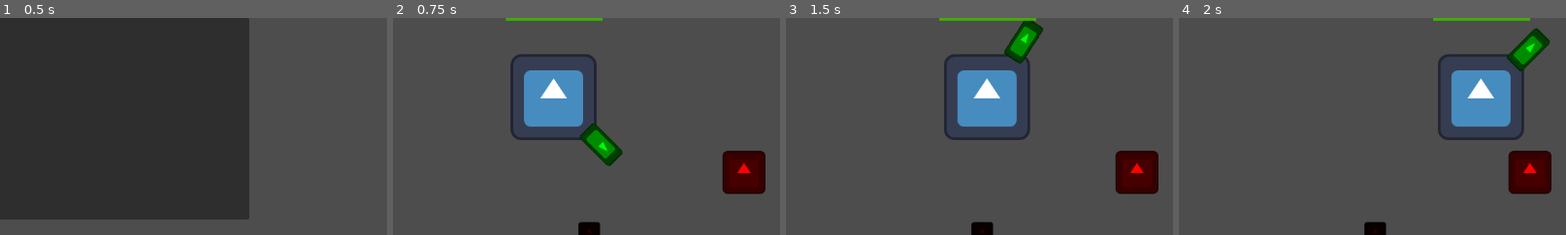
Above: before the commit, frames 1-4 (left to right).
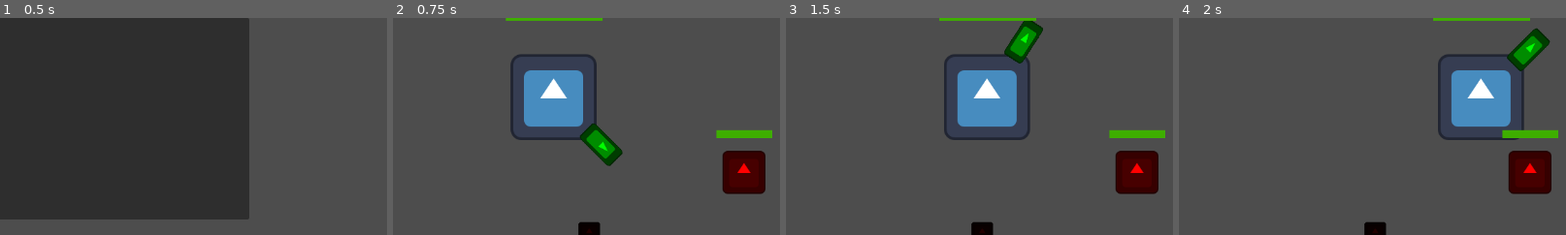
Above: after the commit, the same moments.

Repository: TRushton95/Aberration
Game: Godot game, scene res://app.tscn
Two runs of this game, one before a commit and one after it. Both use one fixed random seed, a clock stepped at 60 frames per second and the inputs below. The engine's default icon, where the game draws it, is replaced by a stand-in: a white triangle on a blue panel in a dark square.
Inputs:
- Up to frame 1 (0.5 s): no input
- Up to frame 2 (0.75 s): click "Start Game" at 0.5 s
- Up to frame 3 (1.5 s): tap Enter (attack) at 1.25, 1.35 s; hold D (move_right) from 1.28 s (still down)
- Up to frame 4 (2 s): keep holding D (move_right)
The pictures show only the part of the screen within x 10-60%, y 0-50%; the shares and areas given below are measured in that part.

Frame 1 is identical in both runs. In frame 2, 0.5% of the frame differs, in the area x 83-98%, y 51-56%; in frame 3, 0.5%; in frame 4, 0.5%.

Commit message:
Wire up health bars for player and enemy

Diff:
--- a/src/app.gd
+++ b/src/app.gd
@@ -8,6 +8,10 @@
 @export var _lobby_scene : PackedScene
 
 var _app_state : Node
+
+
+func _on_game_player_died() -> void:
+	get_tree().quit()
 
 
 func _on_lobby_start_game_button_pressed(loadout: Loadout) -> void:
@@ -62,6 +66,7 @@
 func _go_to_game_state(loadout: Loadout) -> void:
 	var game_state : Game = _game_scene.instantiate() as Game
 	game_state.level_finished.connect(_on_game_level_finished)
+	game_state.player_died.connect(_on_game_player_died)
 
 	var save_data : SaveData = _load_game_state()
 
--- /dev/null
+++ b/src/game/entities/components/health_bar/health_bar.tscn
@@ -0,0 +1,18 @@
+[gd_scene load_steps=3 format=3 uid="uid://dq82d7qj7s3hy"]
+
+[sub_resource type="StyleBoxFlat" id="StyleBoxFlat_oic1i"]
+bg_color = Color(0.574473, 0, 0.121103, 1)
+
+[sub_resource type="StyleBoxFlat" id="StyleBoxFlat_v0nmi"]
+bg_color = Color(0.243274, 0.682409, 0, 1)
+
+[node name="HealthBar" type="ProgressBar"]
+custom_minimum_size = Vector2(0, 20)
+offset_left = -71.0
+offset_top = -134.0
+offset_right = 73.0
+offset_bottom = -119.0
+theme_override_styles/background = SubResource("StyleBoxFlat_oic1i")
+theme_override_styles/fill = SubResource("StyleBoxFlat_v0nmi")
+value = 100.0
+show_percentage = false
--- a/src/game/entities/enemy/enemy.gd
+++ b/src/game/entities/enemy/enemy.gd
@@ -29,10 +29,5 @@
 	_colliding_player = null
 
 
-func _on_health_vital_value_changed(value: float) -> void:
-	print(_health_vital.get_display_string())
-
-
 func _on_health_vital_empty() -> void:
-	print("Enemy killed!")
 	queue_free()
--- a/src/game/entities/enemy/enemy.tscn
+++ b/src/game/entities/enemy/enemy.tscn
@@ -1,8 +1,9 @@
-[gd_scene load_steps=6 format=3 uid="uid://nqfokyahs0fw"]
+[gd_scene load_steps=7 format=3 uid="uid://nqfokyahs0fw"]
 
 [ext_resource type="Script" uid="uid://xq4r43gufa6" path="res://game/entities/enemy/enemy.gd" id="1_2gbo7"]
 [ext_resource type="Texture2D" uid="uid://4dlsvhsi0ihf" path="res://icon.svg" id="2_3hb6s"]
 [ext_resource type="PackedScene" uid="uid://1xiwrwtqv3y7" path="res://game/entities/components/health_vital/health_vital.tscn" id="2_dgysd"]
+[ext_resource type="PackedScene" uid="uid://dq82d7qj7s3hy" path="res://game/entities/components/health_bar/health_bar.tscn" id="4_mxnxk"]
 
 [sub_resource type="RectangleShape2D" id="RectangleShape2D_mxnxk"]
 size = Vector2(60, 60)
@@ -10,11 +11,12 @@
 [sub_resource type="RectangleShape2D" id="RectangleShape2D_3hb6s"]
 size = Vector2(54, 54)
 
-[node name="Enemy" type="CharacterBody2D" node_paths=PackedStringArray("_health_vital")]
+[node name="Enemy" type="CharacterBody2D" node_paths=PackedStringArray("_health_vital", "_health_bar")]
 collision_layer = 4
 collision_mask = 2
 script = ExtResource("1_2gbo7")
 _health_vital = NodePath("HealthVital")
+_health_bar = NodePath("HealthBar")
 
 [node name="Sprite2D" type="Sprite2D" parent="."]
 self_modulate = Color(1, 0, 0, 1)
@@ -36,8 +38,14 @@
 [node name="AttackCooldownTimer" type="Timer" parent="."]
 one_shot = true
 
+[node name="HealthBar" parent="." instance=ExtResource("4_mxnxk")]
+offset_left = -41.0
+offset_top = -63.0
+offset_right = 103.0
+offset_bottom = -43.0
+scale = Vector2(0.577, 0.577)
+
 [connection signal="empty" from="HealthVital" to="." method="_on_health_vital_empty"]
-[connection signal="value_changed" from="HealthVital" to="." method="_on_health_vital_value_changed"]
 [connection signal="body_entered" from="Hurtbox" to="." method="_on_hurtbox_body_entered"]
 [connection signal="body_exited" from="Hurtbox" to="." method="_on_hurtbox_body_exited"]
 [connection signal="timeout" from="AttackCooldownTimer" to="." method="_on_attack_cooldown_timer_timeout"]
--- a/src/game/entities/entity.gd
+++ b/src/game/entities/entity.gd
@@ -3,6 +3,20 @@
 
 @export var _move_speed : float = 300.0
 @export var _health_vital : HealthVital
+@export var _health_bar : ProgressBar
+
+
+func _on_health_vital_max_value_changed(value: float) -> void:
+	_health_bar.max_value = value
+
+
+func _on_health_vital_value_changed(value: float) -> void:
+	_health_bar.value = value
+
+
+func _ready() -> void:
+	_health_vital.max_value_changed.connect(_on_health_vital_max_value_changed)
+	_health_vital.value_changed.connect(_on_health_vital_value_changed)
 
 
 func get_move_speed() -> float:
--- a/src/game/entities/player/player.gd
+++ b/src/game/entities/player/player.gd
@@ -2,10 +2,10 @@
 class_name Player
 
 signal picked_up_orb(type_id: TypeIds.Orb)
+signal died
 
 @export var _direction_component : DirectionComponent
 
-@onready var _health_bar : ProgressBar = $HealthBar
 @onready var _orb_container : Node = $OrbContainer
 @onready var _weapon : Weapon = $Sword
 
@@ -17,12 +17,8 @@
 }
 
 
-func _on_health_vital_max_value_changed(value: float) -> void:
-	_health_bar.max_value = value
-
-
-func _on_health_vital_value_changed(value: float) -> void:
-	_health_bar.value = value
+func _on_health_vital_empty() -> void:
+	died.emit()
 
 
 func _on_pickup_area_body_entered(body: Node2D) -> void:
--- a/src/game/entities/player/player.tscn
+++ b/src/game/entities/player/player.tscn
@@ -1,10 +1,11 @@
-[gd_scene load_steps=10 format=3 uid="uid://bee8iw7q7gjo7"]
+[gd_scene load_steps=9 format=3 uid="uid://bee8iw7q7gjo7"]
 
 [ext_resource type="Script" uid="uid://no8lrb1ai6n8" path="res://game/entities/player/player.gd" id="1_gqtae"]
 [ext_resource type="Texture2D" uid="uid://4dlsvhsi0ihf" path="res://icon.svg" id="2_x4rrl"]
 [ext_resource type="PackedScene" uid="uid://cdljd7oi2oo3d" path="res://game/entities/weapons/sword/sword.tscn" id="3_x4rrl"]
 [ext_resource type="PackedScene" uid="uid://1xiwrwtqv3y7" path="res://game/entities/components/health_vital/health_vital.tscn" id="4_cjfdk"]
 [ext_resource type="PackedScene" uid="uid://d0l121p6rnfsl" path="res://game/entities/components/direction_component/direction_component.tscn" id="5_oic1i"]
+[ext_resource type="PackedScene" uid="uid://dq82d7qj7s3hy" path="res://game/entities/components/health_bar/health_bar.tscn" id="6_v0nmi"]
 
 [sub_resource type="RectangleShape2D" id="RectangleShape2D_cjfdk"]
 size = Vector2(112, 112)
@@ -12,17 +13,12 @@
 [sub_resource type="RectangleShape2D" id="RectangleShape2D_v0nmi"]
 size = Vector2(144, 144)
 
-[sub_resource type="StyleBoxFlat" id="StyleBoxFlat_oic1i"]
-bg_color = Color(0.574473, 0, 0.121103, 1)
-
-[sub_resource type="StyleBoxFlat" id="StyleBoxFlat_v0nmi"]
-bg_color = Color(0.243274, 0.682409, 0, 1)
-
-[node name="Player" type="CharacterBody2D" node_paths=PackedStringArray("_direction_component", "_health_vital")]
+[node name="Player" type="CharacterBody2D" node_paths=PackedStringArray("_direction_component", "_health_vital", "_health_bar")]
 collision_mask = 0
 script = ExtResource("1_gqtae")
 _direction_component = NodePath("DirectionComponent")
 _health_vital = NodePath("HealthVital")
+_health_bar = NodePath("HealthBar")
 
 [node name="Sprite2D" type="Sprite2D" parent="."]
 texture = ExtResource("2_x4rrl")
@@ -49,18 +45,8 @@
 
 [node name="OrbContainer" type="Node" parent="."]
 
-[node name="HealthBar" type="ProgressBar" parent="."]
-custom_minimum_size = Vector2(0, 20)
-offset_left = -71.0
-offset_top = -134.0
-offset_right = 73.0
-offset_bottom = -119.0
-theme_override_styles/background = SubResource("StyleBoxFlat_oic1i")
-theme_override_styles/fill = SubResource("StyleBoxFlat_v0nmi")
-value = 100.0
-show_percentage = false
+[node name="HealthBar" parent="." instance=ExtResource("6_v0nmi")]
 
-[connection signal="max_value_changed" from="HealthVital" to="." method="_on_health_vital_max_value_changed"]
-[connection signal="value_changed" from="HealthVital" to="." method="_on_health_vital_value_changed"]
+[connection signal="empty" from="HealthVital" to="." method="_on_health_vital_empty"]
 [connection signal="direction_changed" from="DirectionComponent" to="." method="_on_direction_component_direction_changed"]
 [connection signal="body_entered" from="PickupArea" to="." method="_on_pickup_area_body_entered"]
--- a/src/game/game.gd
+++ b/src/game/game.gd
@@ -2,12 +2,17 @@
 class_name Game
 
 signal level_finished(level: int, orb_collection: OrbCollection)
+signal player_died
 
 @onready var _game_ui : GameUI = $GameUI
 @onready var _player : Player = $Player
 
 var _level : int = 1
 var _orb_collection : OrbCollection = OrbCollection.new()
+
+
+func _on_player_died() -> void:
+	player_died.emit()
 
 
 func _on_level_exit_player_entered() -> void:
--- a/src/game/game.tscn
+++ b/src/game/game.tscn
@@ -30,5 +30,6 @@
 
 [node name="GameUI" parent="." instance=ExtResource("5_dxrkv")]
 
+[connection signal="died" from="Player" to="." method="_on_player_died"]
 [connection signal="picked_up_orb" from="Player" to="." method="_on_player_picked_up_orb"]
 [connection signal="player_entered" from="LevelExit" to="." method="_on_level_exit_player_entered"]
